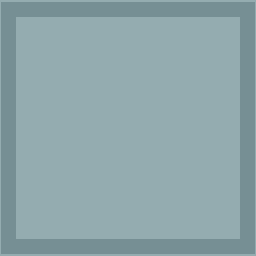
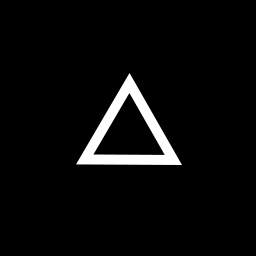
Layer changes from the first 256 x 256 image to the second:
added layer "Powered copy" above "Powered mask" over left=76, top=73, right=182, bottom=165
hid "Rectangle 1", painted on it over left=1, top=2, right=255, bottom=254
hid "Layer 2" over left=0, top=0, right=256, bottom=256
showed "Layer 1", painted on it over left=0, top=0, right=256, bottom=256
